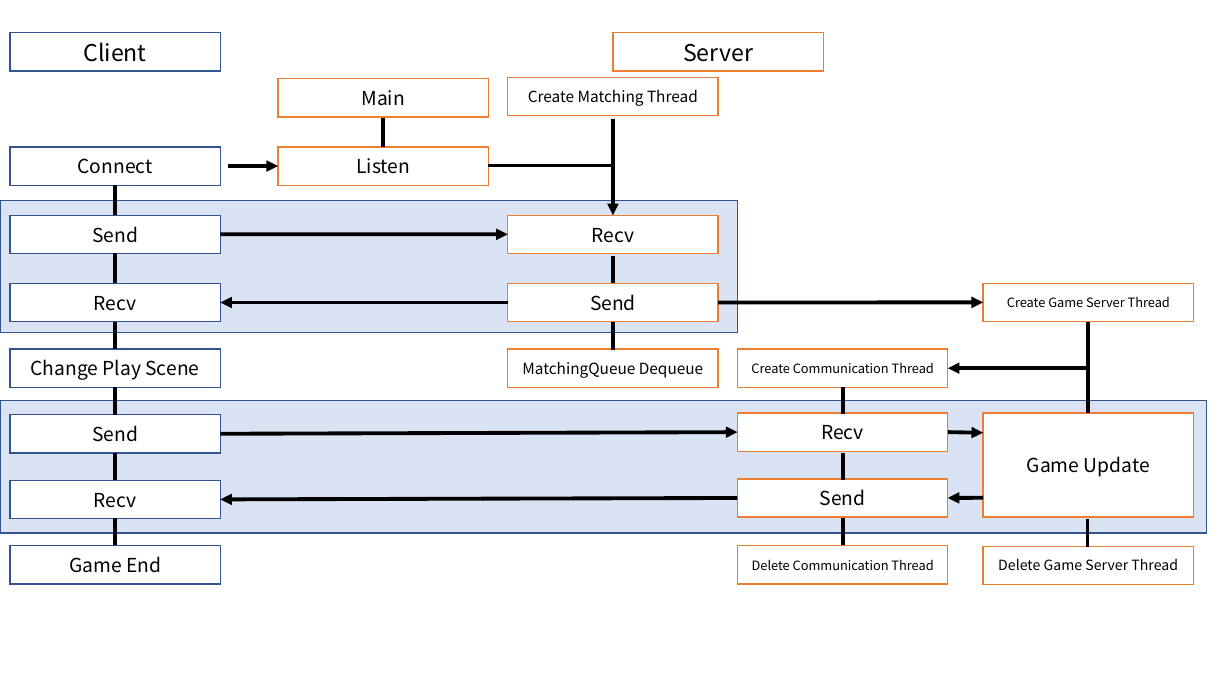
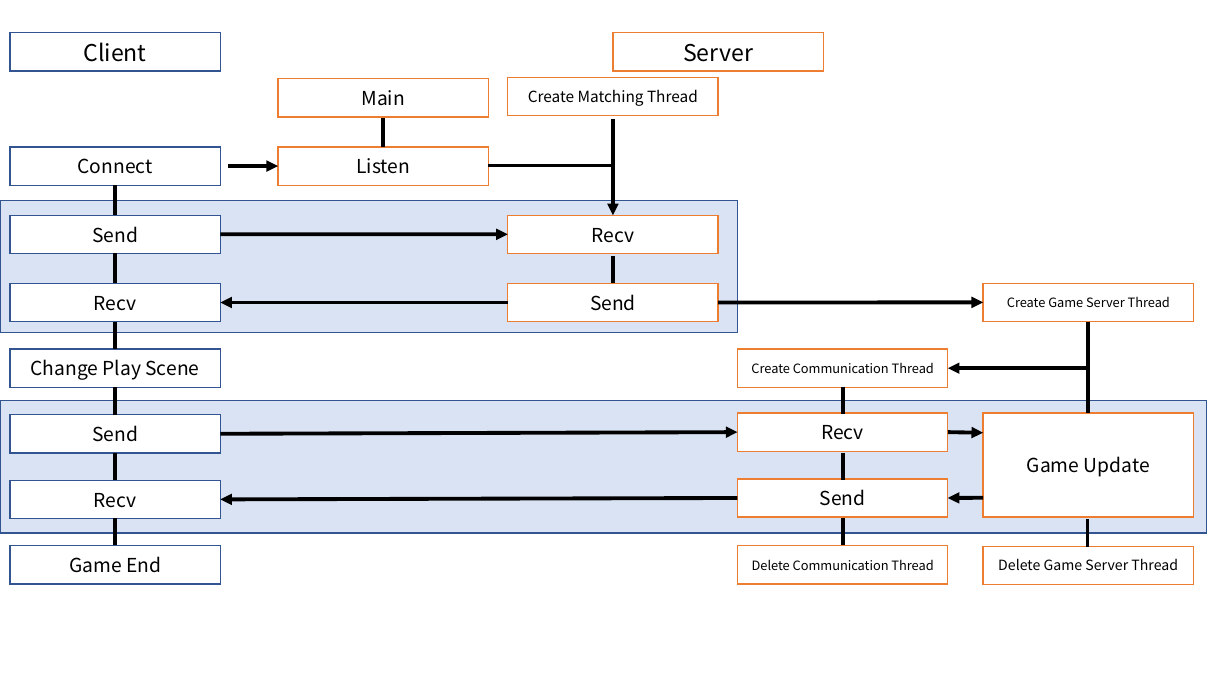
Before and after one commit to minlinea/Network_Gameprogramming, a slide deck: slide 3 of Document/넷겜플 하이레벨순서도.pptx. Drawn at 1232x693 pixels with LibreOffice and Linux fonts; fonts in the diff are those of the drawing. Boxes give left, top, right and bottom in pixels: in the first picture for what was removed or moved away, otherwise in the second. Text is boxed around its words. In the diff, an @@ line names an element or a change of style, - is before the commit and + after.

```diff
--- a/Document/넷겜플 하이레벨순서도.pptx
+++ b/Document/넷겜플 하이레벨순서도.pptx
@@ line removed from (613, 323) to (613, 349) @@
@@ rectangle removed at (507, 349, 718, 387) @@
-MatchingQueue Dequeue
```
Also in this commit, not shown: 1 other slide changed, 1 other file.
